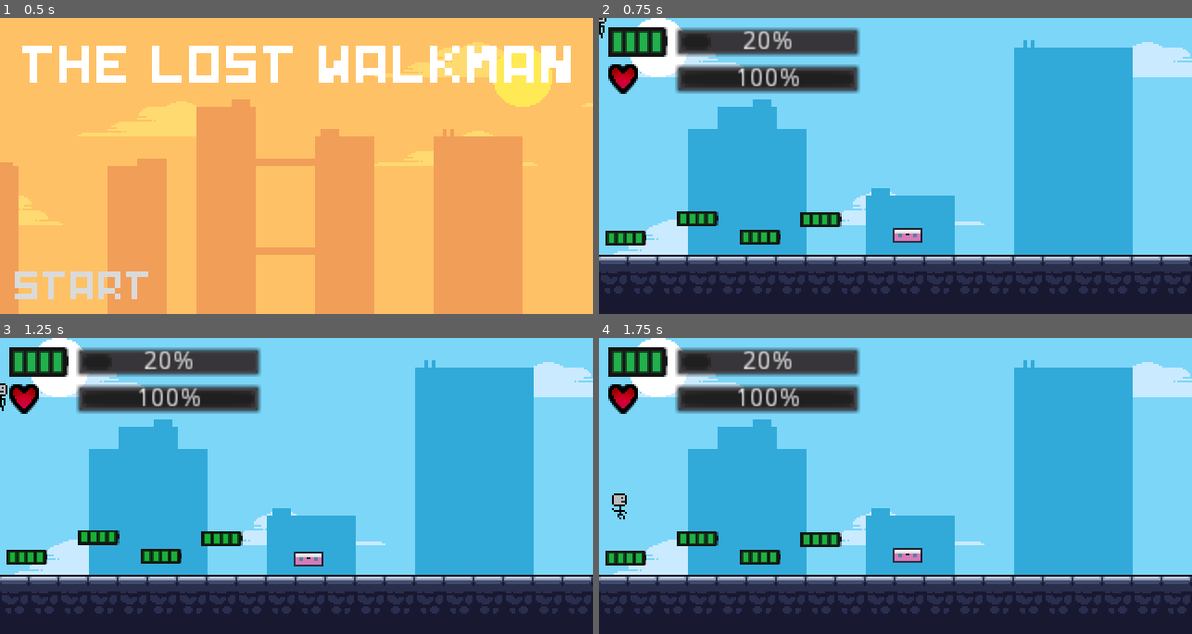
Above: before the commit, frames 1-4 (two rows, left to right).
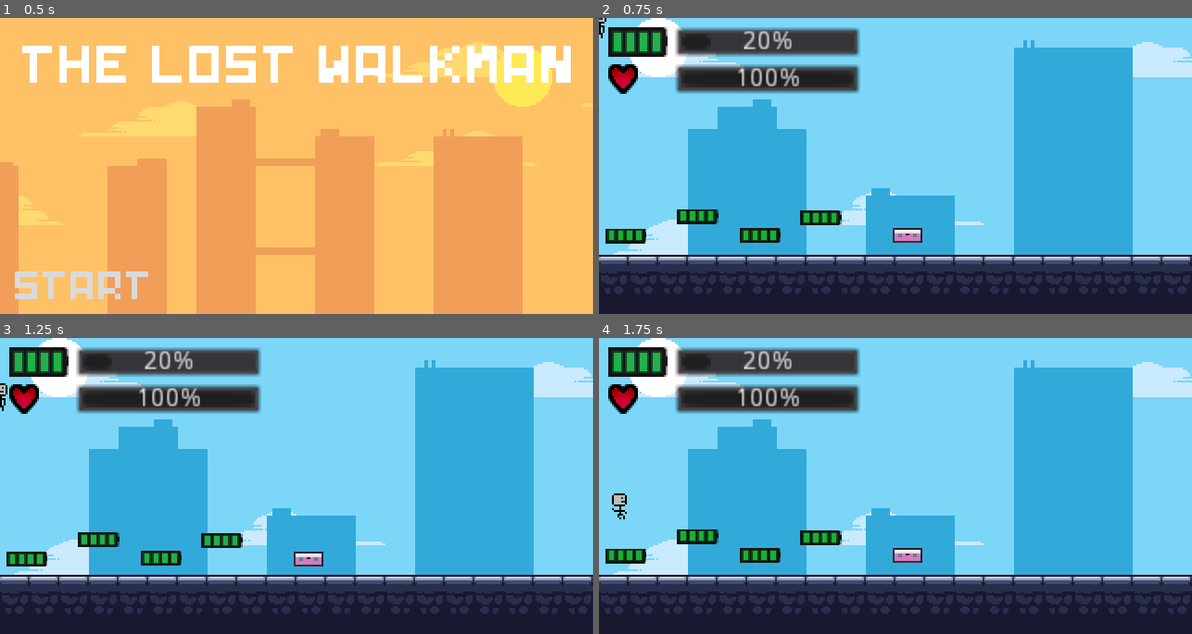
Above: after the commit, the same moments.

Repository: Glow-Project/LostTech
Game: Godot game, scene res://Menu/Menu.tscn
Two runs of this game, one before a commit and one after it. Both use one fixed random seed, a clock stepped at 60 frames per second and the inputs below.
Inputs:
- Up to frame 1 (0.5 s): no input
- Up to frame 2 (0.75 s): click "Start" at 0.5 s
- Up to frame 3 (1.25 s): no input
- Up to frame 4 (1.75 s): hold Right (ui_right) from 1.28 s (still down)

Frame 1 is identical in both runs. In frame 2, 0.8% of the frame differs, in the area x 1-41%, y 64-77%; in frame 3, 0.7%; in frame 4, 0.8%.

Commit message:
Battery: Sync speed with cassette

Diff:
--- a/Items/Battery/Battery.tscn
+++ b/Items/Battery/Battery.tscn
@@ -44,6 +44,7 @@
 shape = SubResource( 1 )
 
 [node name="AnimationPlayer" type="AnimationPlayer" parent="."]
+playback_speed = 3.0
 anims/idle = SubResource( 2 )
 
 [connection signal="body_entered" from="." to="." method="_on_Battery_body_entered"]
